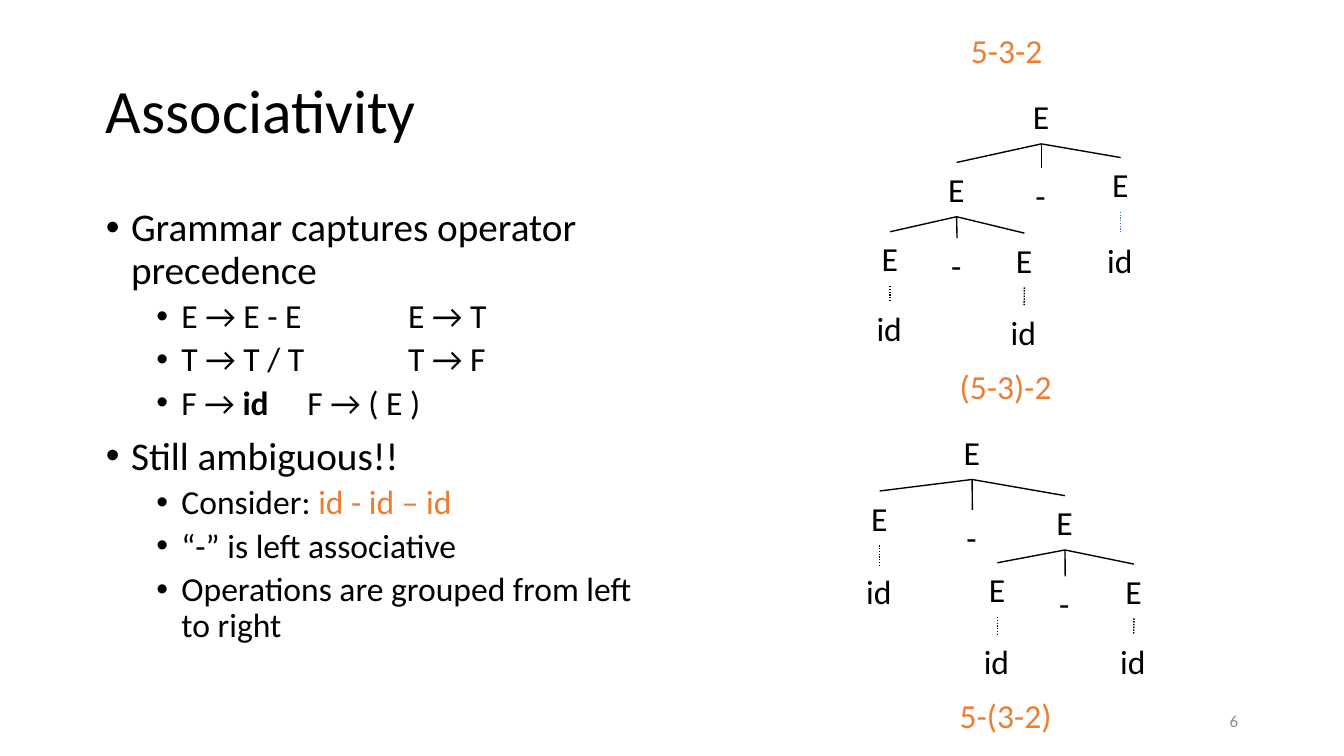
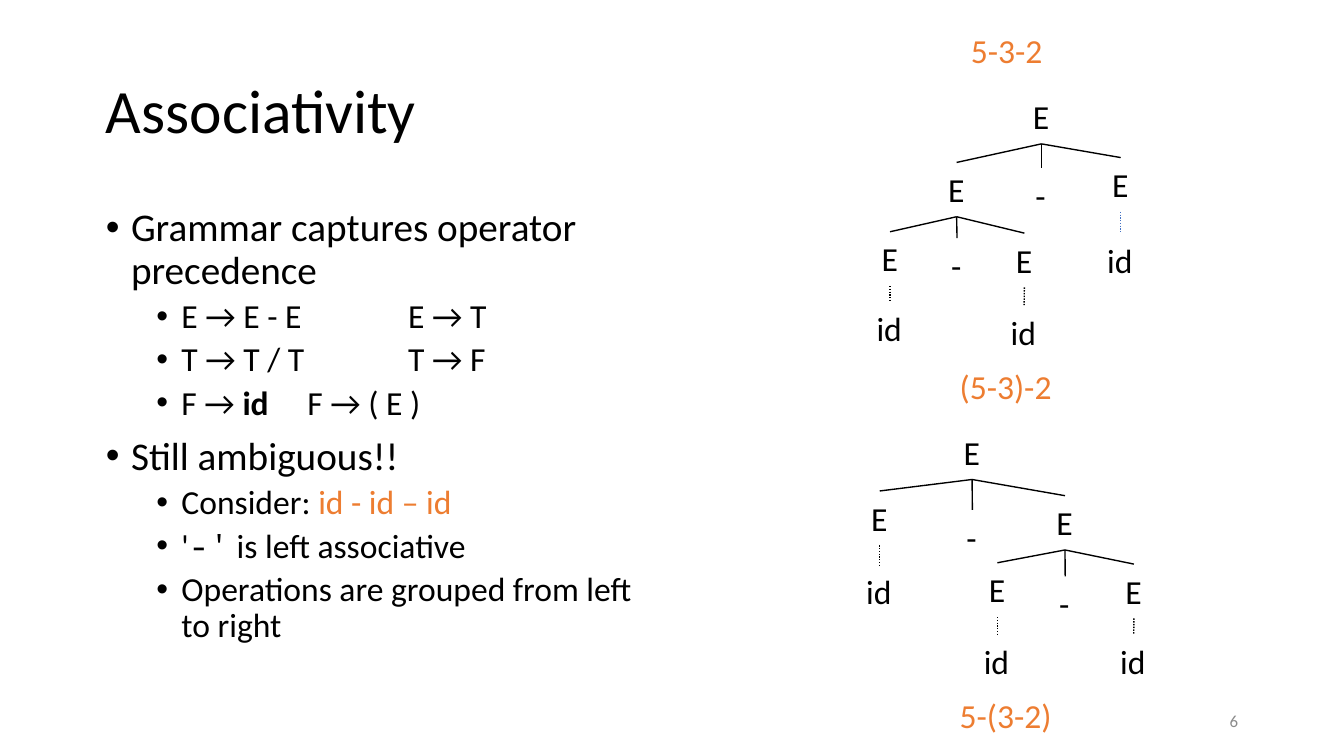
Before and after one commit to anoopsarkar/compilers-class, a slide deck: slide 6 of assets/ppt/cfg/cfg2-ambiguity.pptx. Drawn at 1344x756 pixels with LibreOffice and Linux fonts; fonts in the diff are those of the drawing. Boxes give left, top, right and bottom in pixels: in the first picture for what was removed or moved away, otherwise in the second. Text is boxed around its words. In the diff, an @@ line names an element or a change of style, - is before the commit and + after.

```diff
--- a/assets/ppt/cfg/cfg2-ambiguity.pptx
+++ b/assets/ppt/cfg/cfg2-ambiguity.pptx
@@ text at [237, 534, 466, 559]: text changed @@
-  • “-” is left associative
+  • '-' is left associative
```
Also in this commit, not shown: 2 other files.
